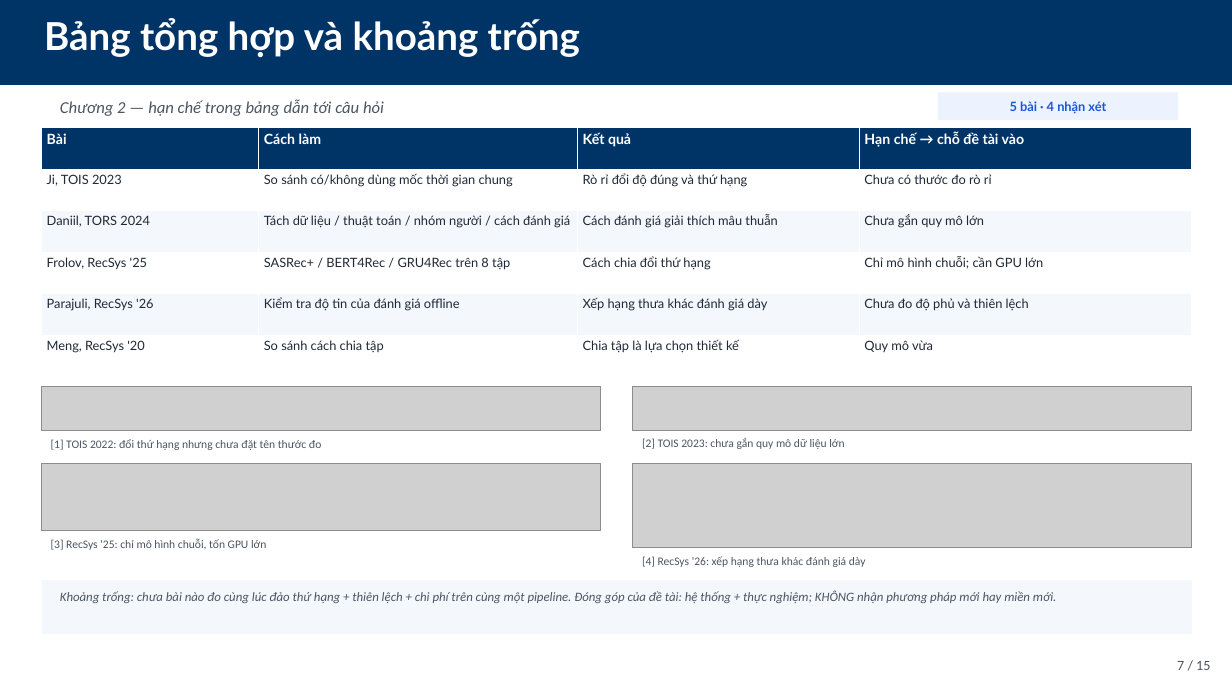
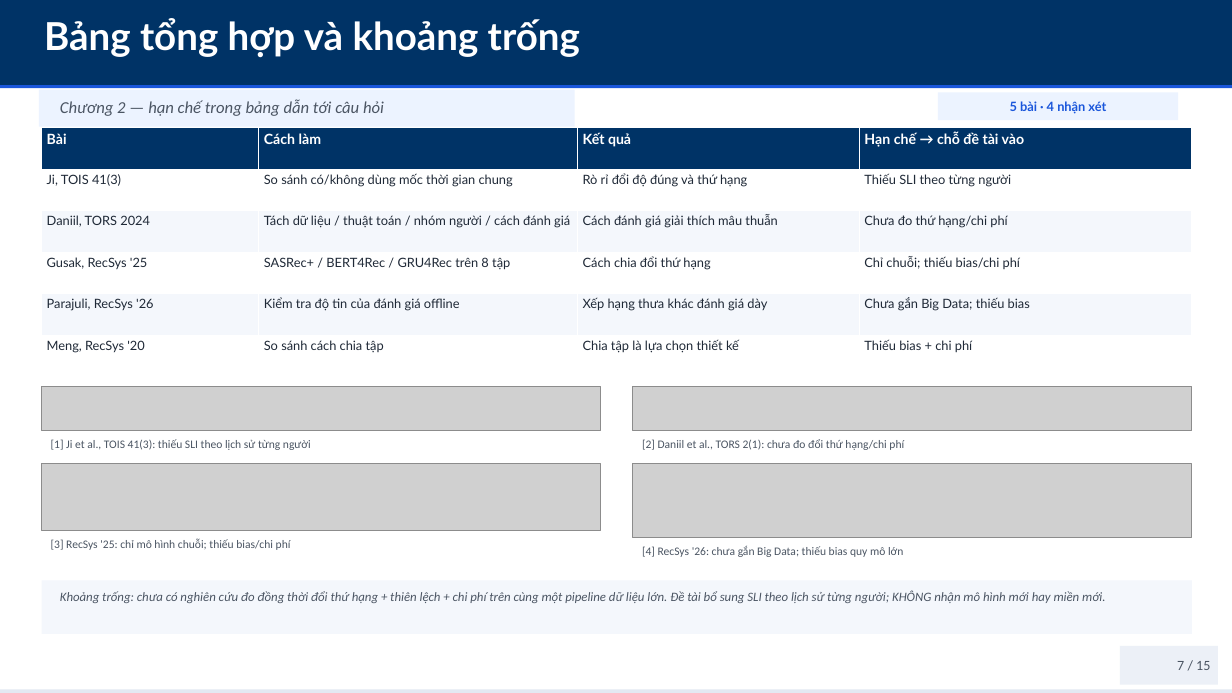
Before and after one commit to StreetParkourZombie/Recommendation_System, a slide deck: slide 7 of docs/Project/Main/Presentation/Slides/PPNCKH_DeCuong_15slides.pptx. Drawn at 1232x693 pixels with LibreOffice and Linux fonts; fonts in the diff are those of the drawing; grey boxes stand for pictures. Boxes give left, top, right and bottom in pixels: in the first picture for what was removed or moved away, otherwise in the second. Text is boxed around its words. In the diff, an @@ line names an element or a change of style, - is before the commit and + after.

```diff
--- a/docs/Project/Main/Presentation/Slides/PPNCKH_DeCuong_15slides.pptx
+++ b/docs/Project/Main/Presentation/Slides/PPNCKH_DeCuong_15slides.pptx
@@ rectangle added at (0, 85, 1232, 89), fill #1A56DB @@
@@ rounded rectangle added at (39, 90, 575, 127), fill #ECF3FF @@
@@ table at (42, 128, 1192, 377) @@
-row 2, column 1: Ji, TOIS 2023
+row 2, column 1: Ji, TOIS 41(3)
-row 2, column 4: Chưa có thước đo rò rỉ
+row 2, column 4: Thiếu SLI theo từng người
-row 3, column 4: Chưa gắn quy mô lớn
+row 3, column 4: Chưa đo thứ hạng/chi phí
-row 4, column 1: Frolov, RecSys '25
+row 4, column 1: Gusak, RecSys '25
-row 4, column 4: Chỉ mô hình chuỗi; cần GPU lớn
+row 4, column 4: Chỉ chuỗi; thiếu bias/chi phí
-row 5, column 4: Chưa đo độ phủ và thiên lệch
+row 5, column 4: Chưa gắn Big Data; thiếu bias
-row 6, column 4: Quy mô vừa
+row 6, column 4: Thiếu bias + chi phí
@@ text at (51, 439, 311, 450): text changed @@
-[1] TOIS 2022: đổi thứ hạng nhưng chưa đặt tên thước đo
+[1] Ji et al., TOIS 41(3): thiếu SLI theo lịch sử từng người
@@ text at (642, 439, 904, 450): text changed @@
-[2] TOIS 2023: chưa gắn quy mô dữ liệu lớn
+[2] Daniil et al., TORS 2(1): chưa đo đổi thứ hạng/chi phí
@@ picture: place and size @@
-picture at (633, 464, 1192, 548)
+picture at (633, 464, 1192, 537)
@@ text at (51, 538, 291, 550): text changed @@
-[3] RecSys '25: chỉ mô hình chuỗi, tốn GPU lớn
+[3] RecSys '25: chỉ mô hình chuỗi; thiếu bias/chi phí
@@ text at (642, 545, 903, 557): text changed @@
-[4] RecSys '26: xếp hạng thưa khác đánh giá dày
+[4] RecSys '26: chưa gắn Big Data; thiếu bias quy mô lớn
@@ text at (60, 590, 1105, 603): text changed @@
-Khoảng trống: chưa bài nào đo cùng lúc đảo thứ hạng + thiên lệch + chi phí trên cùng một pipeline. Đóng góp của đề tài: hệ thống + thực nghiệm; KHÔNG nhận phương pháp mới hay miền mới.
+Khoảng trống: chưa có nghiên cứu đo đồng thời đổi thứ hạng + thiên lệch + chi phí trên cùng một pipeline dữ liệu lớn. Đề tài bổ sung SLI theo lịch sử từng người; KHÔNG nhận mô hình mới hay miền mới.
@@ rounded rectangle added at (1120, 646, 1218, 685), fill #ECF0F7 @@
@@ rectangle added at (0, 689, 1232, 693), fill #E3E9F2 @@
```
Also in this commit, not shown: 13 other slides changed, 1 slide added, 1 slide removed, 41 other files.
